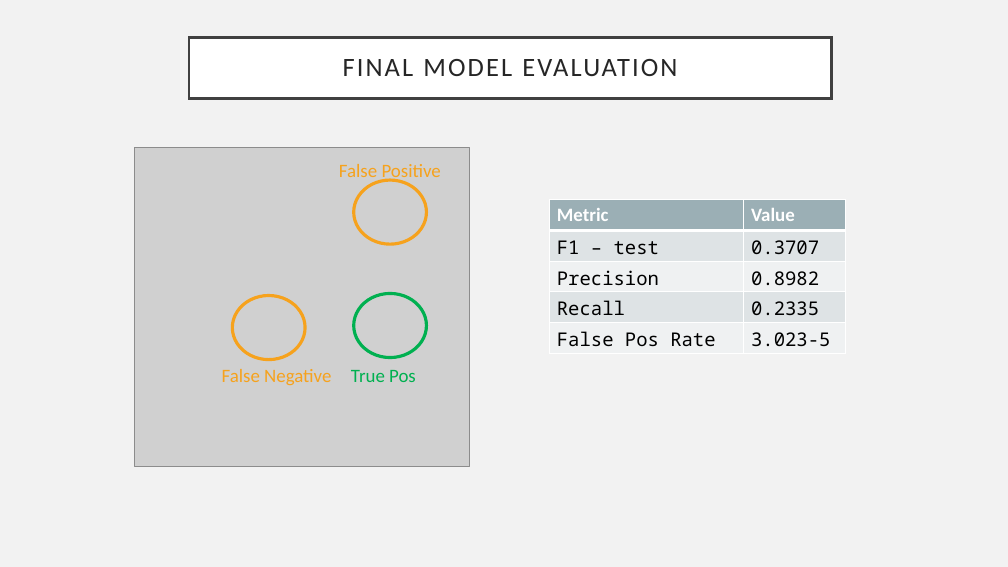
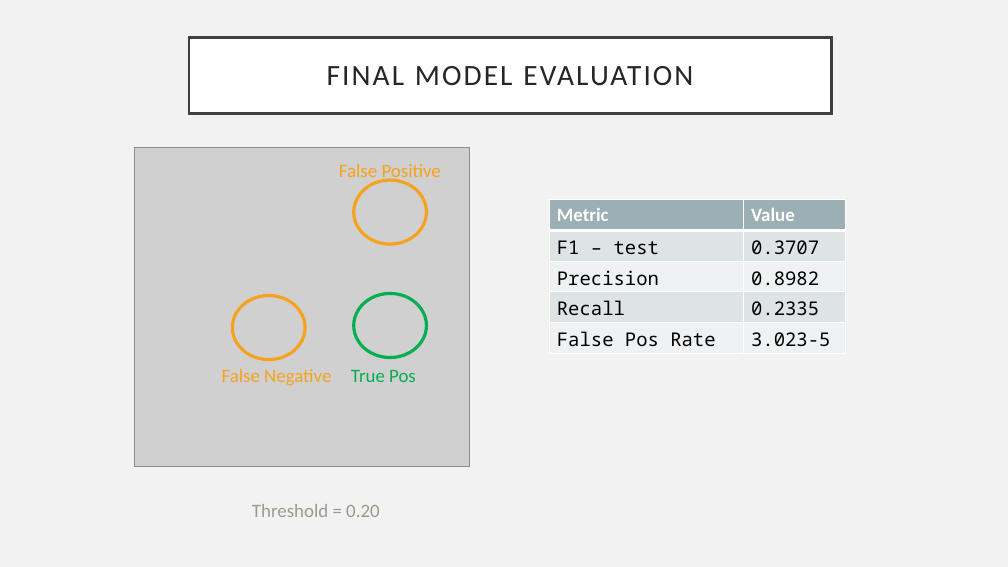
Before and after one commit to kbfreder/phishing-urls, a slide deck: slide 11 of docs/Presentation.pptx (slide 10 before the commit). Drawn at 1008x567 pixels with LibreOffice and Linux fonts; fonts in the diff are those of the drawing; grey boxes stand for pictures. Boxes give left, top, right and bottom in pixels: in the first picture for what was removed or moved away, otherwise in the second. Text is boxed around its words. In the diff, an @@ line names an element or a change of style, - is before the commit and + after.

Commit message:
Formatting & content edits

```diff
--- a/docs/Presentation.pptx
+++ b/docs/Presentation.pptx
@@ title "FINAL MODEL EVALUATION": place and size @@
-title "FINAL MODEL EVALUATION" at bbox=[189, 38, 832, 98]
+title "FINAL MODEL EVALUATION" at bbox=[189, 38, 832, 113]
@@ title "FINAL MODEL EVALUATION" at bbox=[189, 38, 832, 113]: size 25.2 to 28 pt @@
@@ text added at bbox=[252, 504, 379, 517], 18 pt, text #A0988C @@
+Threshold = 0.20
```
Also in this commit, not shown: 12 other slides changed, 4 slides added, 1 slide removed.
